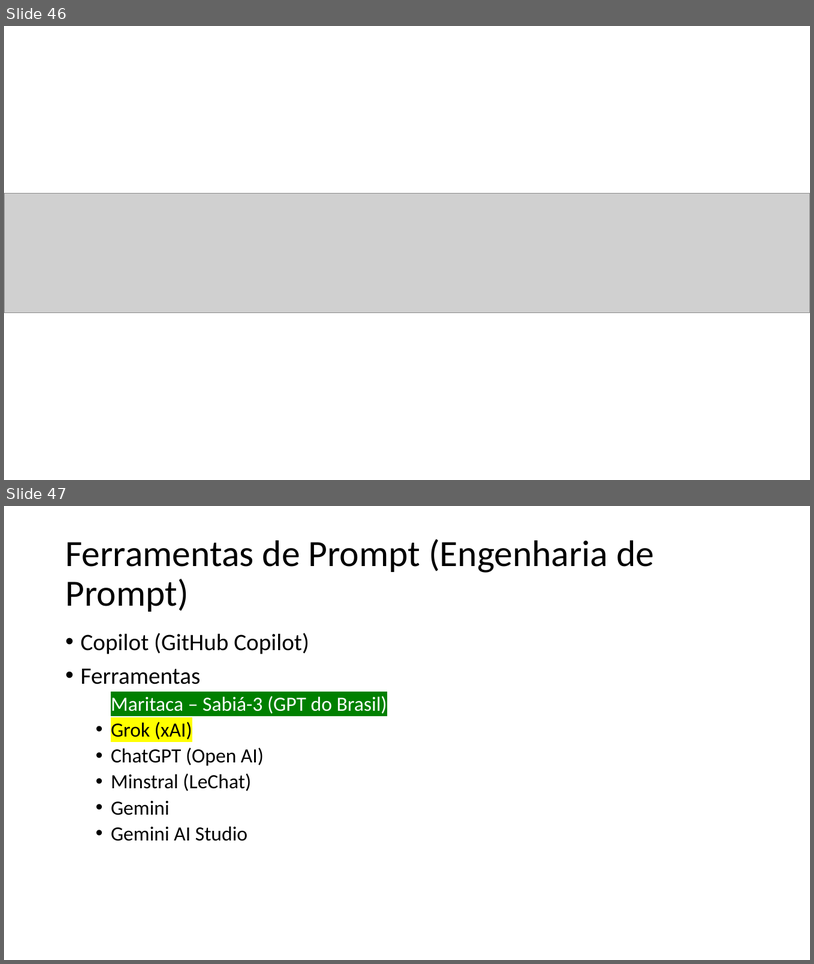
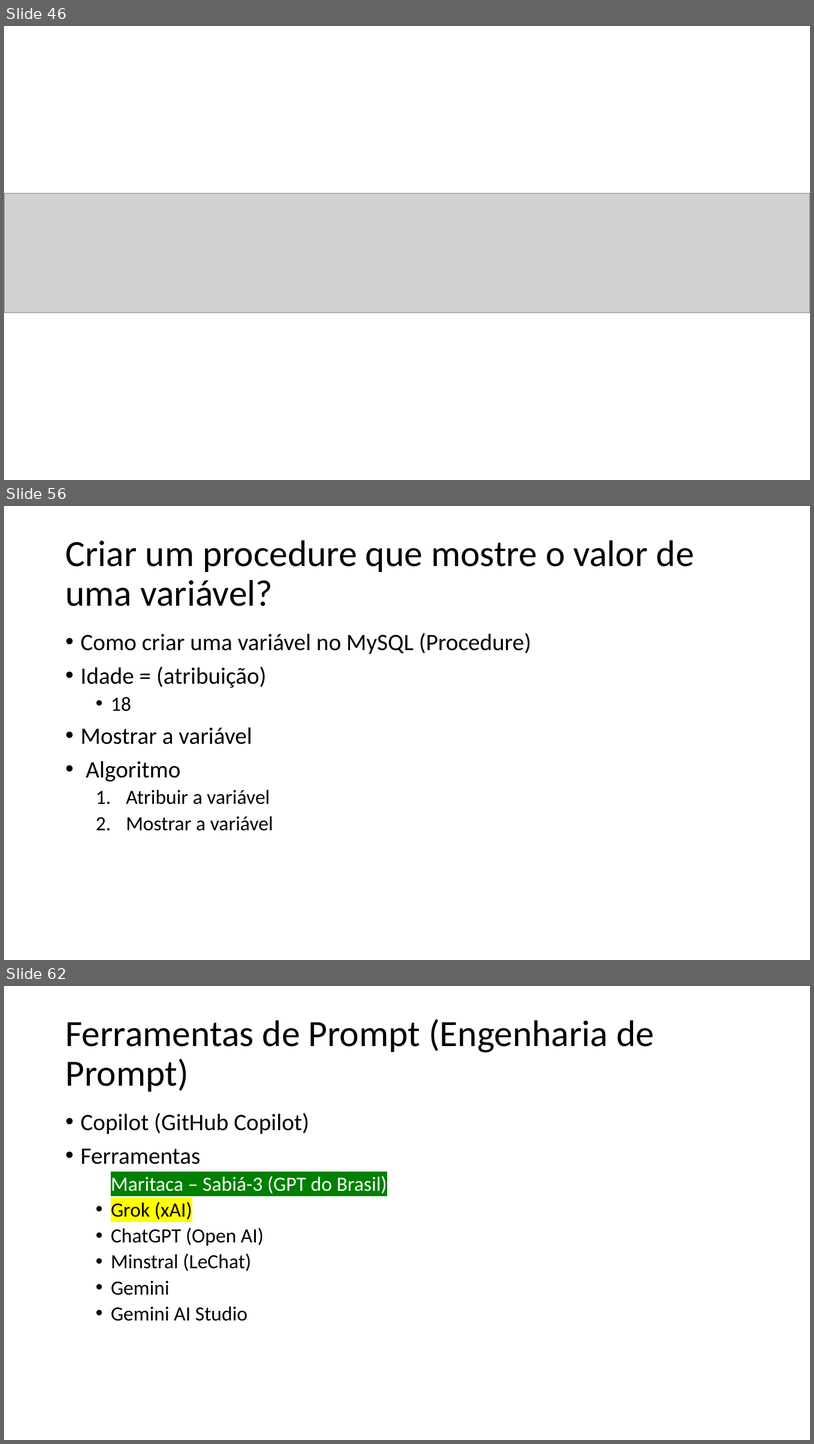
Before and after one commit to romulodf-cesar/etl_senso2015, a slide deck: Git e GitHub.pptx. Shown one above the other, each under a label of ours: slides 46 and 47 before the commit, slides 46, 56 and 62 after it; the slides between them are not shown. The pictures are 814x964 and 814x1444 pixels, drawn with LibreOffice and Linux fonts; fonts in the diff are those of the drawing; grey boxes stand for pictures. Boxes give left, top, right and bottom in pixels: in the first picture for what was removed or moved away, otherwise in the second. Text is boxed around its words. In the diff, an @@ line names an element or a change of style, - is before the commit and + after.

```diff
--- a/Git e GitHub.pptx
+++ b/Git e GitHub.pptx
@@ slide 56 added at [4, 506, 810, 960], background #FFFFFF @@
@@ title added at [65, 540, 695, 606], 44 pt, text #000000 @@
+Criar um procedure que mostre o valor de uma variável?
@@ text added at [81, 633, 531, 831], 28 pt, text #000000 @@
+• Como criar uma variável no MySQL (Procedure)
+• Idade = (atribuição)
+  • 18
+• Mostrar a variável
+• Algoritmo
+  1. Atribuir a variável
+  2. Mostrar a variável
@@ what was slide 47 is now slide 62 @@
```
Also in this commit, not shown: 14 other slides added, 4 other files.
